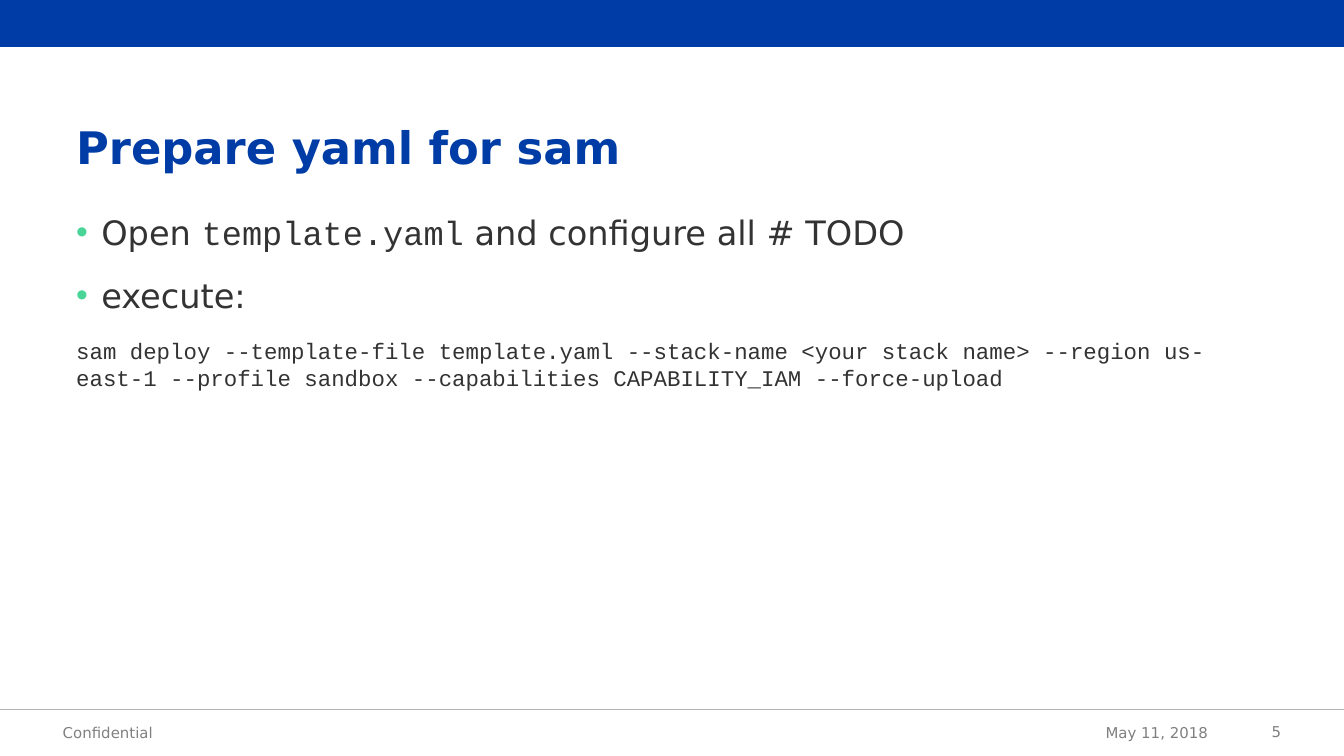
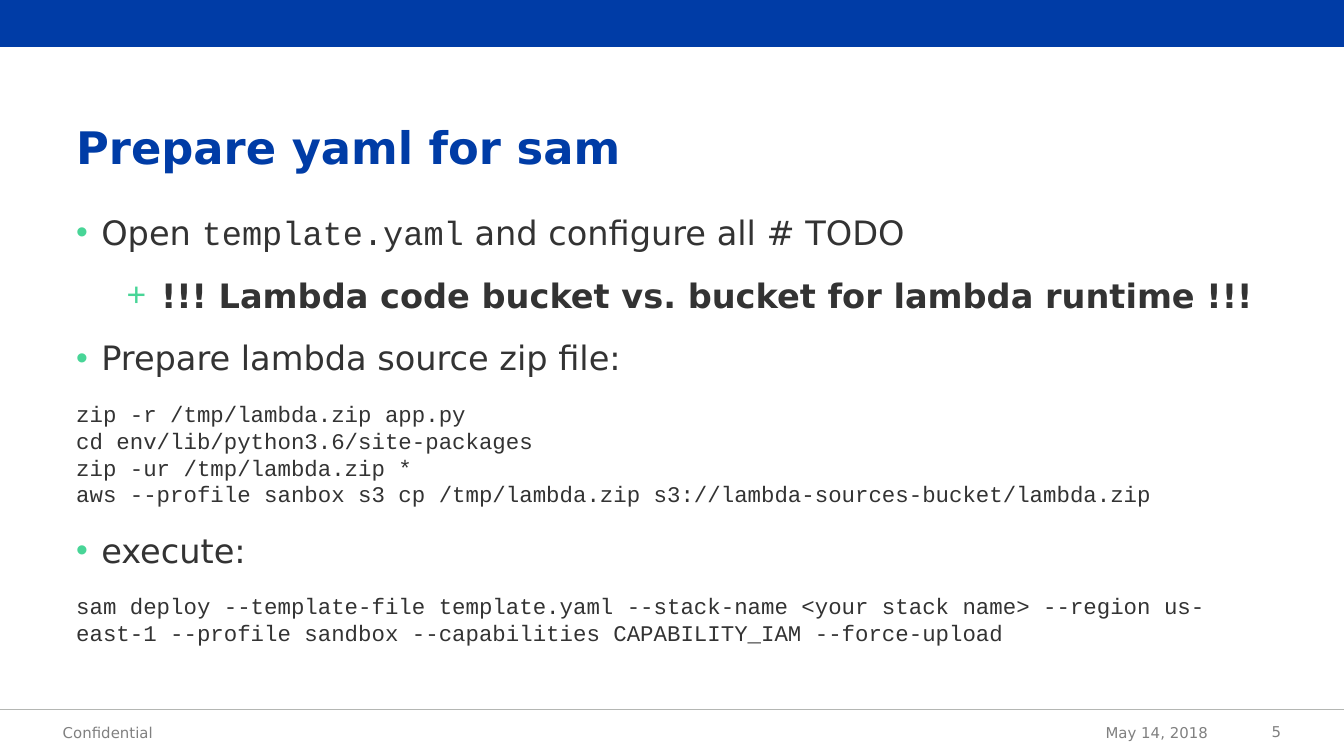
Before and after one commit to jakubzeman-acc/aws-sam-hello-world, a slide deck: slide 5 of demo.pptx. Drawn at 1344x756 pixels with LibreOffice and Linux fonts; fonts in the diff are those of the drawing; background and template pictures are left out. Boxes give left, top, right and bottom in pixels: in the first picture for what was removed or moved away, otherwise in the second. Text is boxed around its words. In the diff, an @@ line names an element or a change of style, - is before the commit and + after.

```diff
--- a/demo.pptx
+++ b/demo.pptx
@@ text at (x1=76, y1=282, x2=1195, y2=507): paragraphs added @@
+  + !!! Lambda code bucket vs. bucket for lambda runtime !!!
+• Prepare lambda source zip file:
+zip -r /tmp/lambda.zip app.py
+cd env/lib/python3.6/site-packages
+zip -ur /tmp/lambda.zip *
+aws --profile sanbox s3 cp /tmp/lambda.zip s3://lambda-sources-bucket/lambda.zip
@@ text at (x1=1106, y1=727, x2=1208, y2=741): text changed @@
-May 11, 2018
+May 14, 2018
```
Also in this commit, not shown: 4 other slides changed, 3 other files.
